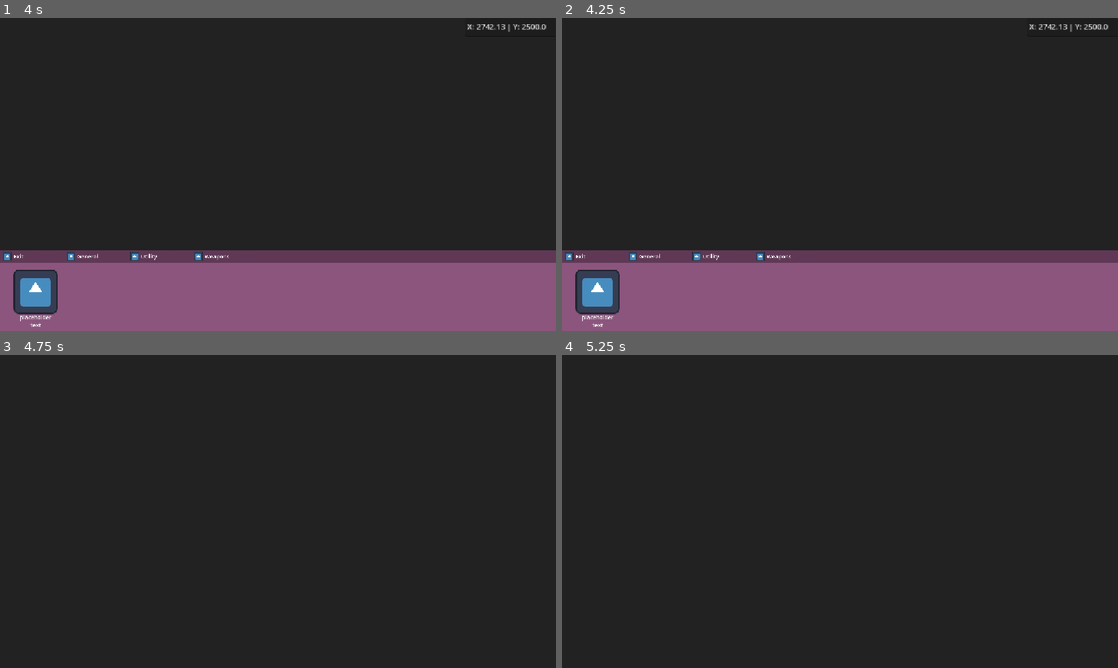
Above: before the commit, frames 1-4 (two rows, left to right).
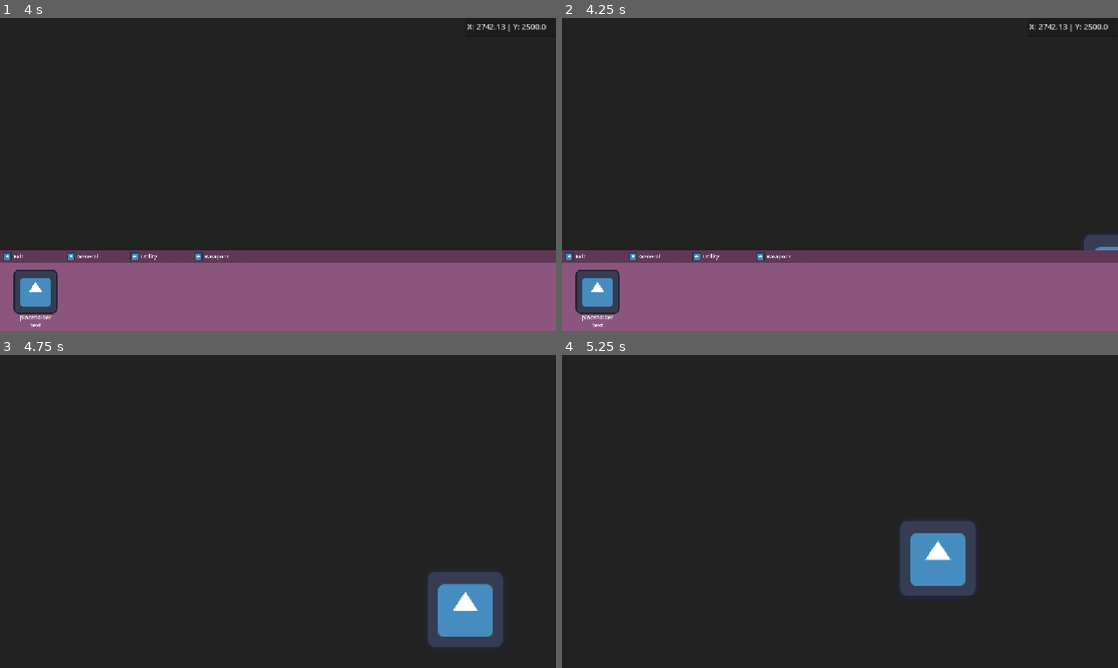
Above: after the commit, the same moments.

Repository: cursed144/Solar-Siege
Game: Godot game, scene res://Planet-Section/Scenes/planet_template.tscn
Two runs of this game, one before a commit and one after it. Both use one fixed random seed, a clock stepped at 60 frames per second and the inputs below. The engine's default icon, where the game draws it, is replaced by a stand-in: a white triangle on a blue panel in a dark square.
Inputs (mouse positions are in pixels of both pictures, inside the frame that each line leads up to):
- Up to frame 1 (4 s): click (38, 293) at 0.5 s; move the mouse to (278, 296) at 1.27 s; hold D (right) 1.28-2 s; hold E (e) 1.28-2 s; click (278, 296) at 1.55 s; click "General" at 2 s; click "Utility" at 2.75 s; click "Weapons" at 3.5 s
- Up to frame 2 (4.25 s): no input
- Up to frame 3 (4.75 s): click "placeholder text" at 4.25 s
- Up to frame 4 (5.25 s): move the mouse to (728, 527) at 5.02 s; hold S (down) from 5.03 s (still down); click (728, 527) at 5.1 s

Frame 1 is identical in both runs. In frame 2, 0.3% of the frame differs, in the area x 93-100%, y 69-75%; in frame 3, 3.2%; in frame 4, 3.2%, in the area x 60-75%, y 53-77%.
Error in both runs: Invalid access to property or key 'icon' on a base object of type 'Nil'. (res://Planet-Section/Scripts/building_preview.gd:26)

Commit message:
pathfinding (no collision yet)

Diff:
--- a/Game/Planet-Section/Scenes/planet_template.tscn
+++ b/Game/Planet-Section/Scenes/planet_template.tscn
@@ -1,14 +1,16 @@
-[gd_scene load_steps=19 format=3 uid="uid://d4ha36564l20p"]
+[gd_scene load_steps=21 format=3 uid="uid://d4ha36564l20p"]
 
 [ext_resource type="Script" uid="uid://c5wbnqrgl4aor" path="res://Planet-Section/Scripts/planet.gd" id="1_r0ntb"]
 [ext_resource type="PackedScene" uid="uid://c6yvaai4dadhi" path="res://Planet-Section/Scenes/Buildings/worker_hub.tscn" id="2_5xlqu"]
 [ext_resource type="Script" uid="uid://d13xkb3oocukv" path="res://Planet-Section/Scripts/player_cam.gd" id="2_becdf"]
 [ext_resource type="Script" uid="uid://lbjy23qvrrm8" path="res://Planet-Section/Scripts/pos_nums.gd" id="3_j25nj"]
 [ext_resource type="Script" uid="uid://viu0lkuoi5hj" path="res://Planet-Section/Scripts/building_menu.gd" id="4_3w1ld"]
+[ext_resource type="Script" uid="uid://v4ddqw6o24kv" path="res://Planet-Section/Scripts/worker-head.gd" id="4_lorx5"]
 [ext_resource type="Script" uid="uid://dx6vxfc3gd512" path="res://Planet-Section/Scripts/building_preview.gd" id="4_x85yj"]
 [ext_resource type="PackedScene" uid="uid://cga8pk03f5cfc" path="res://Planet-Section/Scenes/building_tab.tscn" id="5_0essa"]
 [ext_resource type="PackedScene" uid="uid://dx0pwai5nk0di" path="res://Planet-Section/Scenes/building_icon.tscn" id="5_xqwqb"]
 [ext_resource type="Resource" uid="uid://ovbfsshvr576" path="res://Planet-Section/Resources/Buildings/worker_hub.tres" id="6_0pncr"]
+[ext_resource type="Script" uid="uid://cnq8uysitpf8h" path="res://Planet-Section/Scripts/worker.gd" id="6_jr884"]
 [ext_resource type="Texture2D" uid="uid://deixmur2ebu3f" path="res://icon.svg" id="7_5gyni"]
 
 [sub_resource type="TileSetScenesCollectionSource" id="TileSetScenesCollectionSource_x85yj"]
@@ -83,11 +85,13 @@
 script = ExtResource("1_r0ntb")
 
 [node name="Terrain" type="TileMapLayer" parent="."]
+navigation_enabled = false
 
 [node name="Buildings" type="TileMapLayer" parent="."]
 unique_name_in_owner = true
 z_index = 1
 tile_set = SubResource("TileSet_0essa")
+navigation_enabled = false
 
 [node name="PlayerCam" type="Camera2D" parent="."]
 position = Vector2(576, 324)
@@ -99,6 +103,14 @@
 position = Vector2(5, 5)
 scale = Vector2(10, 10)
 mesh = SubResource("BoxMesh_becdf")
+
+[node name="WorkerHead" type="Node2D" parent="."]
+script = ExtResource("4_lorx5")
+
+[node name="Sprite2D" type="Sprite2D" parent="WorkerHead"]
+position = Vector2(3863, 2102)
+texture = ExtResource("7_5gyni")
+script = ExtResource("6_jr884")
 
 [node name="BuildingPreview" type="Node2D" parent="."]
 unique_name_in_owner = true
--- /dev/null
+++ b/Game/Planet-Section/Scripts/worker-head.gd
@@ -0,0 +1,32 @@
+extends Node2D
+
+const CELL_SIZE = Vector2i(64, 64)
+var astar = AStarGrid2D.new()
+
+
+func _ready() -> void:
+	astar.region = Rect2(Vector2.ZERO, get_parent().planet_size)
+	astar.cell_size = CELL_SIZE
+	astar.offset = Vector2.ZERO
+	astar.default_compute_heuristic = AStarGrid2D.HEURISTIC_MANHATTAN
+	astar.default_estimate_heuristic = AStarGrid2D.HEURISTIC_MANHATTAN
+	astar.diagonal_mode = AStarGrid2D.DIAGONAL_MODE_ONLY_IF_NO_OBSTACLES
+	astar.update()
+
+
+func world_to_astar_cell(world_pos: Vector2) -> Vector2i:
+	var local = world_pos - astar.offset
+	return Vector2i(floor(local.x / astar.cell_size.x), floor(local.y / astar.cell_size.y))
+
+func astar_cell_center(cell: Vector2i) -> Vector2:
+	return astar.offset + (Vector2(cell.x, cell.y) + Vector2(0.5, 0.5)) * astar.cell_size
+
+
+func tilemap_cell_to_astar_cells(tile_cell: Vector2i) -> Array:
+	var base = tile_cell * 2
+	return [
+		Vector2i(base.x + 0, base.y + 0),
+		Vector2i(base.x + 1, base.y + 0),
+		Vector2i(base.x + 0, base.y + 1),
+		Vector2i(base.x + 1, base.y + 1),
+	]
--- /dev/null
+++ b/Game/Planet-Section/Scripts/worker.gd
@@ -0,0 +1,29 @@
+extends Sprite2D
+
+@onready var head = get_parent()
+const ARRIVE_DISTANCE := 10.0
+const SPEED = 300
+var destination := 0.0
+var path := []
+
+
+func _input(event: InputEvent) -> void:
+	if event.is_action_pressed("left_click"):
+		get_astar_path()
+
+
+func _physics_process(delta: float) -> void:
+	if !path.is_empty():
+		position = position.move_toward(path[0], SPEED*delta)
+		if position.distance_to(path[0]) < ARRIVE_DISTANCE:
+			path.pop_front()
+
+
+func get_astar_path() -> void:
+	var start_astar = head.world_to_astar_cell(global_position)
+	var end_astar = head.world_to_astar_cell(get_global_mouse_position())
+
+	var id_path : Array = head.astar.get_id_path(start_astar, end_astar)
+	path.clear()
+	for cell in id_path:
+		path.append(head.astar_cell_center(cell))
Not shown, added: Game/Planet-Section/Scripts/worker-head.gd.uid
Not shown, added: Game/Planet-Section/Scripts/worker.gd.uid
